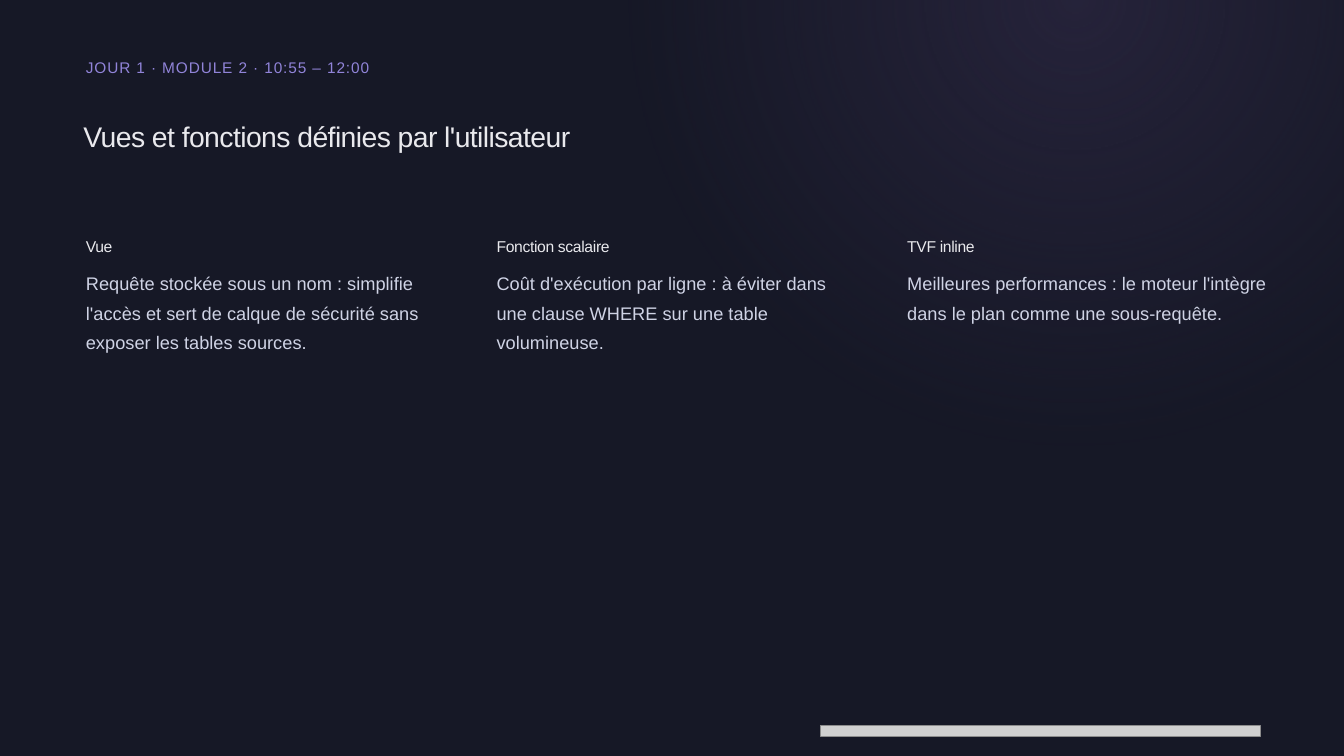
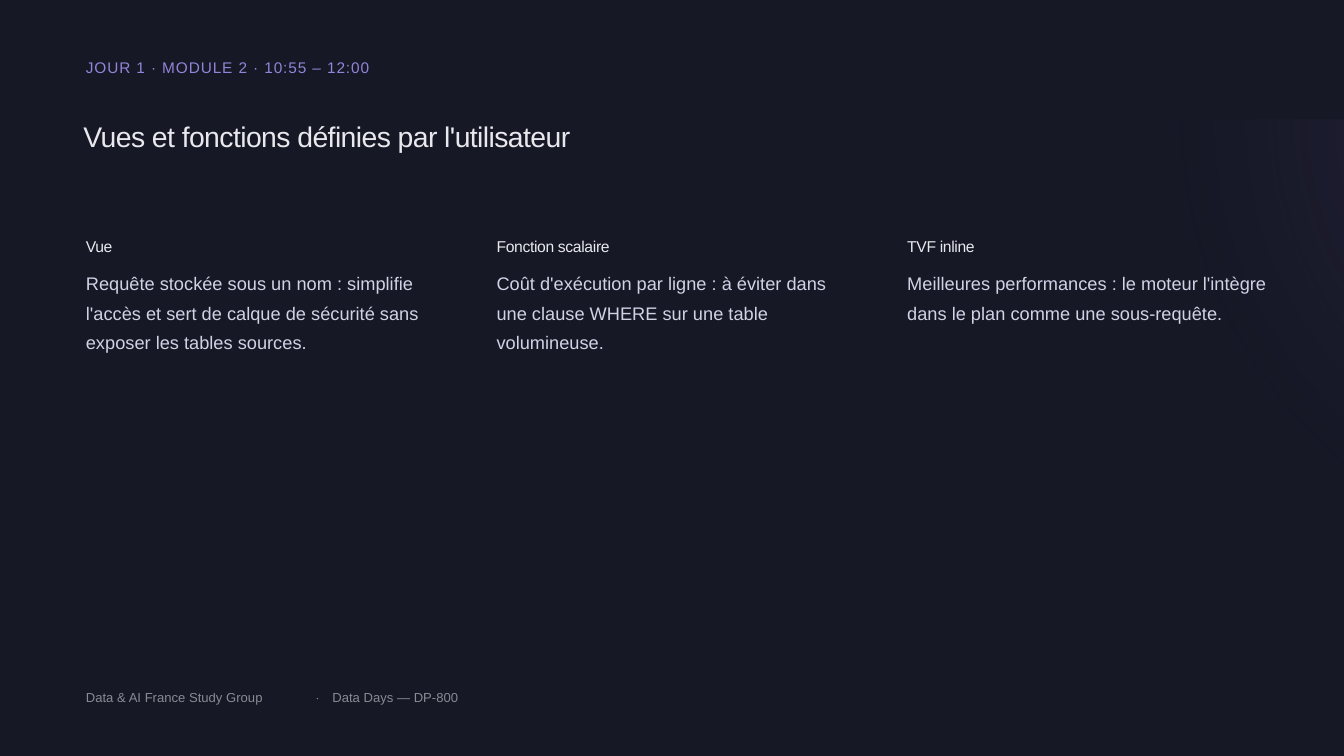
Before and after one commit to smartissime/data-day-2026, a slide deck: slide 3 of DP-800/DP-800-Jour 1 - Session 2.pptx. Drawn at 1344x756 pixels with LibreOffice and Linux fonts; fonts in the diff are those of the drawing; grey boxes stand for pictures; background and template pictures are left out. Boxes give left, top, right and bottom in pixels: in the first picture for what was removed or moved away, otherwise in the second. Text is boxed around its words. In the diff, an @@ line names an element or a change of style, - is before the commit and + after.

```diff
--- a/DP-800/DP-800-Jour 1 - Session 2.pptx
+++ b/DP-800/DP-800-Jour 1 - Session 2.pptx
@@ rectangle removed at box(0, 0, 1344, 756) @@
@@ rectangle added at box(552, 120, 1344, 756), fill gradient #2B2741 @@
@@ text added at box(86, 693, 262, 705), 14 pt, text #E9E9ED at 55% opacity @@
+Data & AI France Study Group
@@ text added at box(332, 693, 458, 705), 14 pt, text #E9E9ED at 55% opacity @@
+Data Days — DP-800
@@ picture removed at box(821, 725, 1260, 737) @@
```
Also in this commit, not shown: 7 other slides changed, 13 other files.
